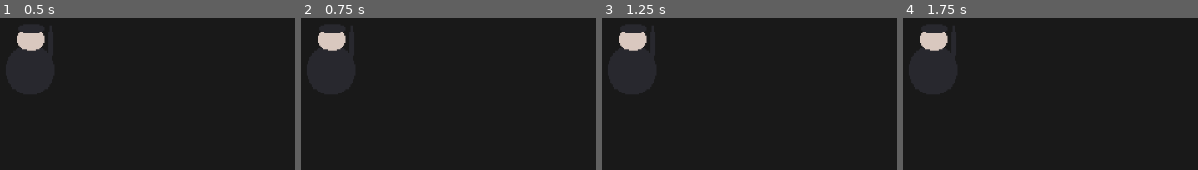
Above: before the commit, frames 1-4 (left to right).
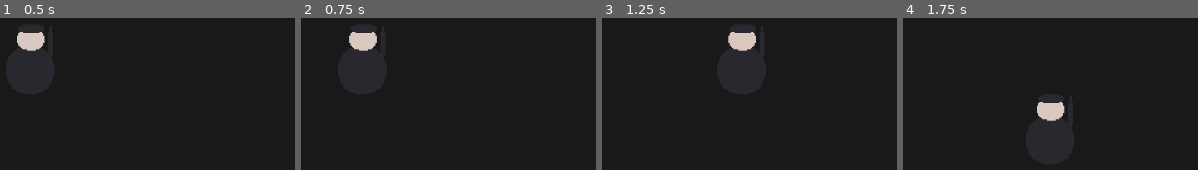
Above: after the commit, the same moments.

Repository: ithieve/wildjamproject
Game: Godot game, scene res://scene/Map.tscn
Two runs of this game, one before a commit and one after it. Both use one fixed random seed, a clock stepped at 60 frames per second and the inputs below. The project has no main scene, so this scene is started directly.
Inputs:
- Up to frame 1 (0.5 s): no input
- Up to frame 2 (0.75 s): tap Enter at 0.5 s; hold D (move_right, bound only after the commit) from 0.53 s (still down)
- Up to frame 3 (1.25 s): keep holding D (move_right, bound only after the commit)
- Up to frame 4 (1.75 s): release D (move_right, bound only after the commit) at 1.28 s; hold S (move_down, bound only after the commit) from 1.28 s (still down)

Frame 1 is identical in both runs. In frame 2, 2.0% of the frame differs, in the area x 5-26%, y 9-22%; in frame 3, 2.0%, in the area x 5-53%, y 9-22%; in frame 4, 2.0%.

Commit message:
player movement updated

Diff:
--- a/godotproject/objects/Player.gd
+++ b/godotproject/objects/Player.gd
@@ -1,15 +1,29 @@
 extends KinematicBody2D
 
 var velocity = Vector2(0,0)
-var speed = 5
+var speed = 250
 var control = Vector2(0,0)
 
+#input for player movement
+func _control_player():
+	control = Vector2()
+	if Input.is_action_pressed("move_down"):
+		control.y += 1
+	if Input.is_action_pressed("move_up"):
+		control.y -= 1
+	if Input.is_action_pressed("move_left"):
+		control.x -= 1
+	if Input.is_action_pressed("move_right"):
+		control.x += 1
 
+	control = control.normalized()
+
+	move_and_slide(control * speed)
 
 func _ready():
 	pass
 
 
 func _physics_process(delta):
-
+	_control_player()
 	pass
--- a/godotproject/project.godot
+++ b/godotproject/project.godot
@@ -21,6 +21,29 @@
 window/stretch/mode="viewport"
 window/stretch/aspect="keep"
 
+[input]
+
+move_up={
+"deadzone": 0.5,
+"events": [ Object(InputEventKey,"resource_local_to_scene":false,"resource_name":"","device":0,"alt":false,"shift":false,"control":false,"meta":false,"command":false,"pressed":false,"scancode":87,"unicode":0,"echo":false,"script":null)
+ ]
+}
+move_down={
+"deadzone": 0.5,
+"events": [ Object(InputEventKey,"resource_local_to_scene":false,"resource_name":"","device":0,"alt":false,"shift":false,"control":false,"meta":false,"command":false,"pressed":false,"scancode":83,"unicode":0,"echo":false,"script":null)
+ ]
+}
+move_left={
+"deadzone": 0.5,
+"events": [ Object(InputEventKey,"resource_local_to_scene":false,"resource_name":"","device":0,"alt":false,"shift":false,"control":false,"meta":false,"command":false,"pressed":false,"scancode":65,"unicode":0,"echo":false,"script":null)
+ ]
+}
+move_right={
+"deadzone": 0.5,
+"events": [ Object(InputEventKey,"resource_local_to_scene":false,"resource_name":"","device":0,"alt":false,"shift":false,"control":false,"meta":false,"command":false,"pressed":false,"scancode":68,"unicode":0,"echo":false,"script":null)
+ ]
+}
+
 [physics]
 
 common/enable_pause_aware_picking=true
